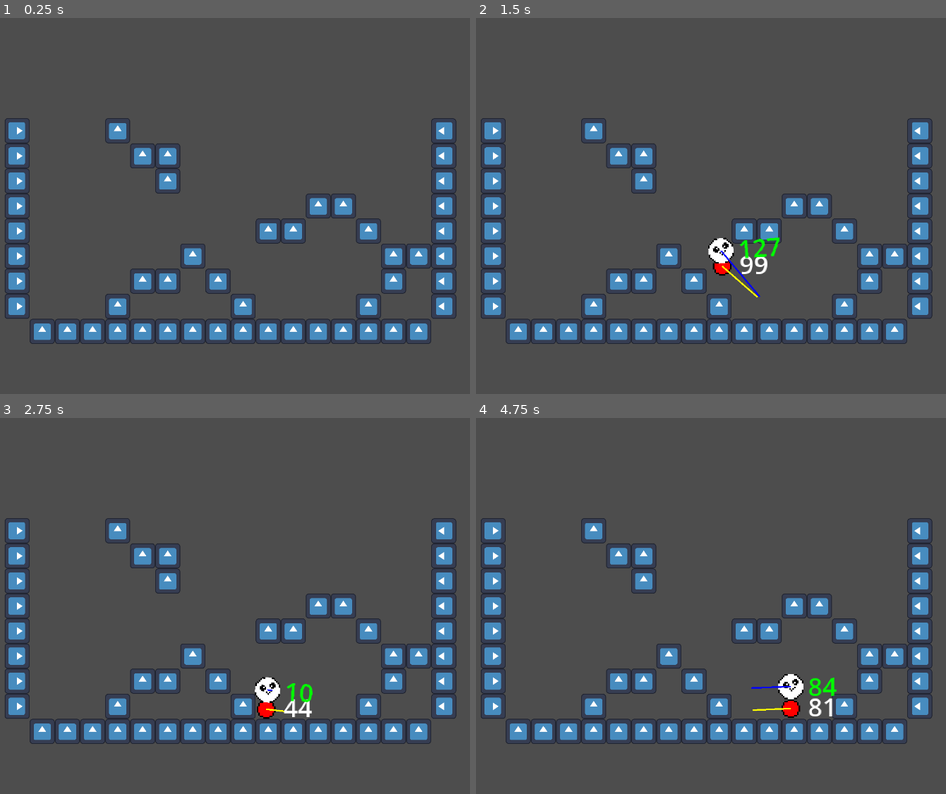
Above: before the commit, frames 1-4 (two rows, left to right).
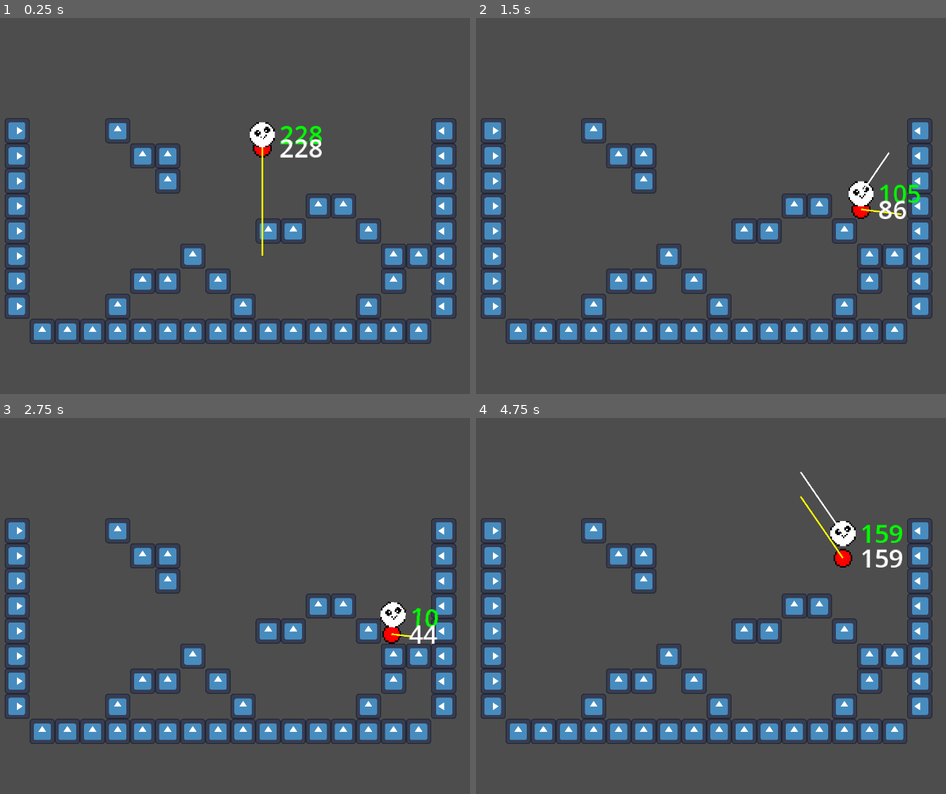
Above: after the commit, the same moments.

Repository: Victor-Boone/climbclimb
Game: Godot game, scene res://scenes/main.tscn
Two runs of this game, one before a commit and one after it. Both use one fixed random seed, a clock stepped at 60 frames per second and the inputs below. The engine's default icon, where the game draws it, is replaced by a stand-in: a white triangle on a blue panel in a dark square.
Inputs:
- Up to frame 1 (0.25 s): no input
- Up to frame 2 (1.5 s): hold Shift (climb) 0.53-1.28 s; hold D (move_right) from 0.53 s (still down); tap Space (jump) at 0.77 s; tap Shift (climb) at 1.35 s
- Up to frame 3 (2.75 s): tap Space (jump) at 1.52 s; release D (move_right) at 2.03 s; hold A (move_left) from 2.03 s (still down); hold Shift (climb) from 2.03 s (still down)
- Up to frame 4 (4.75 s): release A (move_left) at 2.78 s; release Shift (climb) at 2.78 s; hold D (move_right) 2.78-4.28 s; tap Shift (climb) at 2.85, 4.35 s; tap Space (jump) at 3.02, 3.77, 4.52 s; hold Shift (climb) 3.53-4.28 s; hold A (move_left) from 4.28 s (still down)

The runs differ from the first frame. In frame 1, 0.9% of the frame differs, in the area x 53-69%, y 27-64%; in frame 2, 1.6%; in frame 3, 1.4%; in frame 4, 1.8%, in the area x 58-91%, y 14-80%.

Commit message:
[Slimecat] Factorized Butt + Head in bodyparts

Diff:
--- /dev/null
+++ b/scenes/bodypart.gd
@@ -0,0 +1,23 @@
+extends CharacterBody2D
+
+"""
+A Body Part.
+
+1. About collisions: The collision shape watches MASK 1 but is on no layers, so
+   that no body part can collide with another. "Collisions" between body parts
+   must be managed by strings/poles or other mechanisms.
+"""
+
+func get_radius() -> float:
+	return $CollisionShape2D.get_shape().get_radius()
+
+func get_distance_to_floor() -> float:
+	var cp: Vector2 = $DownRay.get_collision_point()
+	return abs(global_position.distance_to(cp) - get_radius())
+
+func set_label_color(color: Color) -> void:
+	$DebugVector/Label.add_theme_color_override("font_color", color)
+
+func _update_velocity_vector() -> void:
+	$DebugVector/Line2D.set_point_position(1, 0.3 * velocity)
+	$DebugVector/Label.text = str(int(velocity.length()))
--- /dev/null
+++ b/scenes/bodypart.tscn
@@ -0,0 +1,31 @@
+[gd_scene format=3 uid="uid://dl5saaqvqjjak"]
+
+[ext_resource type="Script" uid="uid://c7gpjpqq324cs" path="res://scenes/bodypart.gd" id="1_6tant"]
+
+[sub_resource type="CircleShape2D" id="CircleShape2D_ywf6o"]
+radius = 10.440307
+
+[node name="BodyPart" type="CharacterBody2D" unique_id=2109655211]
+collision_layer = 0
+script = ExtResource("1_6tant")
+metadata/_edit_group_ = true
+
+[node name="Sprite2D" type="Sprite2D" parent="." unique_id=1858372290]
+
+[node name="CollisionShape2D" type="CollisionShape2D" parent="." unique_id=1815520425]
+shape = SubResource("CircleShape2D_ywf6o")
+
+[node name="DownRay" type="RayCast2D" parent="." unique_id=1916091450]
+
+[node name="DebugVector" type="Node2D" parent="." unique_id=1881324333]
+
+[node name="Line2D" type="Line2D" parent="DebugVector" unique_id=150826118]
+points = PackedVector2Array(0, 0, 10, 0)
+width = 1.0
+
+[node name="Label" type="Label" parent="DebugVector" unique_id=972210885]
+offset_left = 11.0
+offset_top = -12.0
+offset_right = 51.0
+offset_bottom = 11.0
+text = "012"
--- a/scenes/main.tscn
+++ b/scenes/main.tscn
@@ -80,6 +80,6 @@
 position = Vector2(144, -16)
 
 [node name="SlimeCat" parent="." unique_id=93529822 instance=ExtResource("2_0wfyh")]
-position = Vector2(208, -144)
+position = Vector2(210, 59)
 STANDING_STRENGTH = 4.151
 IDEAL_ANGLE_SPEED = 1.21
--- a/scenes/slimecat.tscn
+++ b/scenes/slimecat.tscn
@@ -2,85 +2,48 @@
 
 [ext_resource type="Texture2D" uid="uid://b1lqren0g04sp" path="res://assets/character/circle.png" id="1_hgux6"]
 [ext_resource type="Script" uid="uid://ccxcgl6dgrpnp" path="res://scenes/slimecat.gd" id="1_tsbn0"]
-[ext_resource type="Script" uid="uid://x3mkfu1v3aes" path="res://scenes/slimecat_butt.gd" id="2_y867b"]
 [ext_resource type="Texture2D" uid="uid://ccx6ypgdttutr" path="res://assets/character/head.png" id="3_dr1d1"]
+[ext_resource type="PackedScene" uid="uid://dl5saaqvqjjak" path="res://scenes/bodypart.tscn" id="4_mgm2w"]
 
-[sub_resource type="CircleShape2D" id="CircleShape2D_x31by"]
+[sub_resource type="CircleShape2D" id="CircleShape2D_6tant"]
 radius = 6.0
 
-[sub_resource type="CircleShape2D" id="CircleShape2D_7fqpk"]
-radius = 5.0
-
-[sub_resource type="CircleShape2D" id="CircleShape2D_ywf6o"]
+[sub_resource type="CircleShape2D" id="CircleShape2D_y867b"]
 radius = 8.0
-
-[sub_resource type="CircleShape2D" id="CircleShape2D_fidix"]
-radius = 5.0
 
 [node name="SlimeCat" type="Node2D" unique_id=93529822]
 script = ExtResource("1_tsbn0")
 STANDING_STRENGTH = 2.7039999999999997
 IDEAL_ANGLE_SPEED = 0.454
 
-[node name="Butt" type="CharacterBody2D" parent="." unique_id=1988084563]
-collision_layer = 0
-script = ExtResource("2_y867b")
-metadata/_edit_group_ = true
+[node name="Butt" parent="." unique_id=2109655211 instance=ExtResource("4_mgm2w")]
 
-[node name="Sprite2D" type="Sprite2D" parent="Butt" unique_id=1914794815]
+[node name="Sprite2D" parent="Butt" index="0" unique_id=1858372290]
 modulate = Color(1, 0, 0, 1)
 texture = ExtResource("1_hgux6")
 
-[node name="OuterCollisionShape" type="CollisionShape2D" parent="Butt" unique_id=1193407952]
-shape = SubResource("CircleShape2D_x31by")
-debug_color = Color(0.9584257, 3.080368e-06, 0.5298511, 0.41960785)
+[node name="CollisionShape2D" parent="Butt" index="1" unique_id=1815520425]
+shape = SubResource("CircleShape2D_6tant")
 
-[node name="InnerCollisionShape" type="CollisionShape2D" parent="Butt" unique_id=1215779423]
-shape = SubResource("CircleShape2D_7fqpk")
-debug_color = Color(0.9490196, 0, 0.57254905, 0.80784315)
-
-[node name="Line2D" type="Line2D" parent="Butt" unique_id=366389884]
-points = PackedVector2Array(0, 0, 29, 0)
-width = 1.0
+[node name="Line2D" parent="Butt/DebugVector" parent_id_path=PackedInt32Array(2109655211, 1881324333) index="0" unique_id=150826118]
+z_index = 1
+points = PackedVector2Array(0, 0, 7, 7)
 default_color = Color(1, 1, 0, 1)
 
-[node name="Label" type="Label" parent="Butt" unique_id=1748916279]
+[node name="Label" parent="Butt/DebugVector" parent_id_path=PackedInt32Array(2109655211, 1881324333) index="1" unique_id=972210885]
 z_index = 1
-offset_left = 11.0
-offset_top = -13.0
-offset_right = 51.0
-offset_bottom = 10.0
-text = "021"
 
-[node name="DownRay" type="RayCast2D" parent="Butt" unique_id=1515764911]
+[node name="Head" parent="." unique_id=1432764235 instance=ExtResource("4_mgm2w")]
+position = Vector2(7, -22)
 
-[node name="Head" type="CharacterBody2D" parent="." unique_id=650696065]
-position = Vector2(4, 18)
-collision_layer = 0
-script = ExtResource("2_y867b")
-metadata/_edit_group_ = true
-
-[node name="Sprite2D" type="Sprite2D" parent="Head" unique_id=262519679]
+[node name="Sprite2D" parent="Head" index="0" unique_id=1858372290]
 texture = ExtResource("3_dr1d1")
 
-[node name="OuterCollisionShape" type="CollisionShape2D" parent="Head" unique_id=736204305]
-shape = SubResource("CircleShape2D_ywf6o")
+[node name="CollisionShape2D" parent="Head" index="1" unique_id=1815520425]
+shape = SubResource("CircleShape2D_y867b")
 
-[node name="InnerCollisionShape" type="CollisionShape2D" parent="Head" unique_id=1442155783]
-shape = SubResource("CircleShape2D_fidix")
-debug_color = Color(0, 0.6, 0.69803923, 0.6784314)
+[node name="Line2D" parent="Head/DebugVector" parent_id_path=PackedInt32Array(1432764235, 1881324333) index="0" unique_id=150826118]
+points = PackedVector2Array(0, 0, 9, 7)
 
-[node name="Line2D" type="Line2D" parent="Head" unique_id=1988999073]
-points = PackedVector2Array(0, 0, 1, 0)
-width = 1.0
-default_color = Color(0, 0, 1, 1)
-
-[node name="Label" type="Label" parent="Head" unique_id=333614211]
-z_index = 1
-offset_left = 11.0
-offset_top = -12.0
-offset_right = 51.0
-offset_bottom = 11.0
-text = "012"
-
-[node name="DownRay" type="RayCast2D" parent="Head" unique_id=1349982969]
+[editable path="Butt"]
+[editable path="Head"]
--- a/scenes/slimecat_butt.gd
+++ /dev/null
@@ -1,20 +0,0 @@
-extends CharacterBody2D
-
-var radius: float
-
-func _ready() -> void:
-	var shape = $OuterCollisionShape.get_shape()
-	radius = shape.get_radius()
-	print("radius", radius)
-	floor_max_angle = 9 * PI / 10
-
-func get_distance_to_floor() -> float:
-	var cp: Vector2 = $DownRay.get_collision_point()
-	return abs(global_position.distance_to(cp) - radius)
-
-func set_label_color(color: Color) -> void:
-	$Label.add_theme_color_override("font_color", color)
-
-func _update_velocity_vector() -> void:
-	$Line2D.set_point_position(1, 0.3 * velocity)
-	$Label.text = str(int(velocity.length()))
Not shown, added: scenes/bodypart.gd.uid
Not shown, removed: scenes/slimecat_butt.gd.uid
